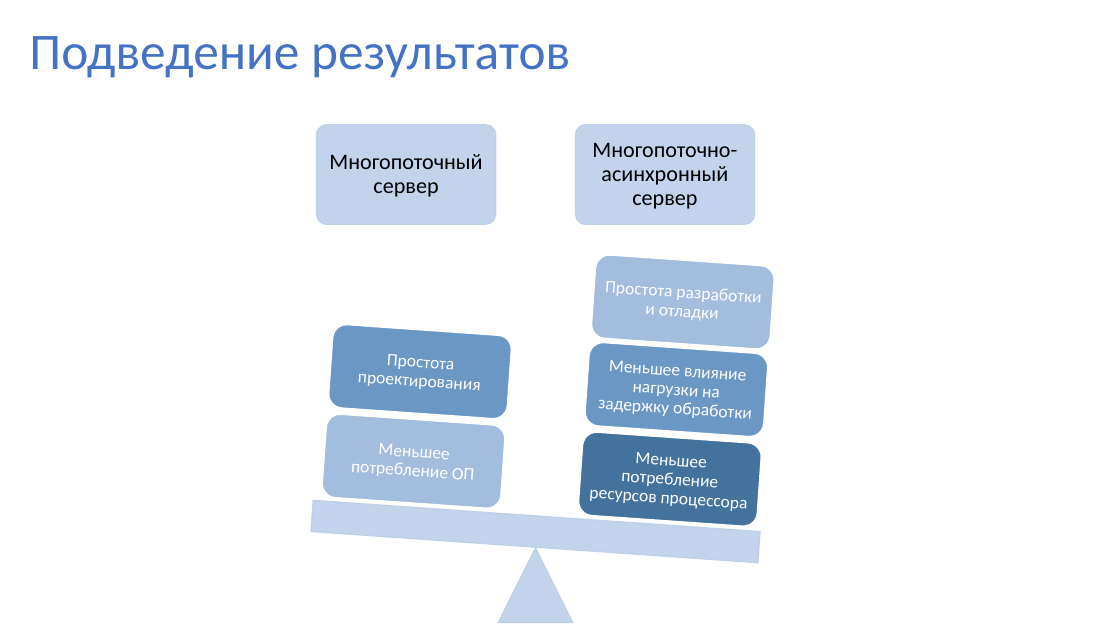
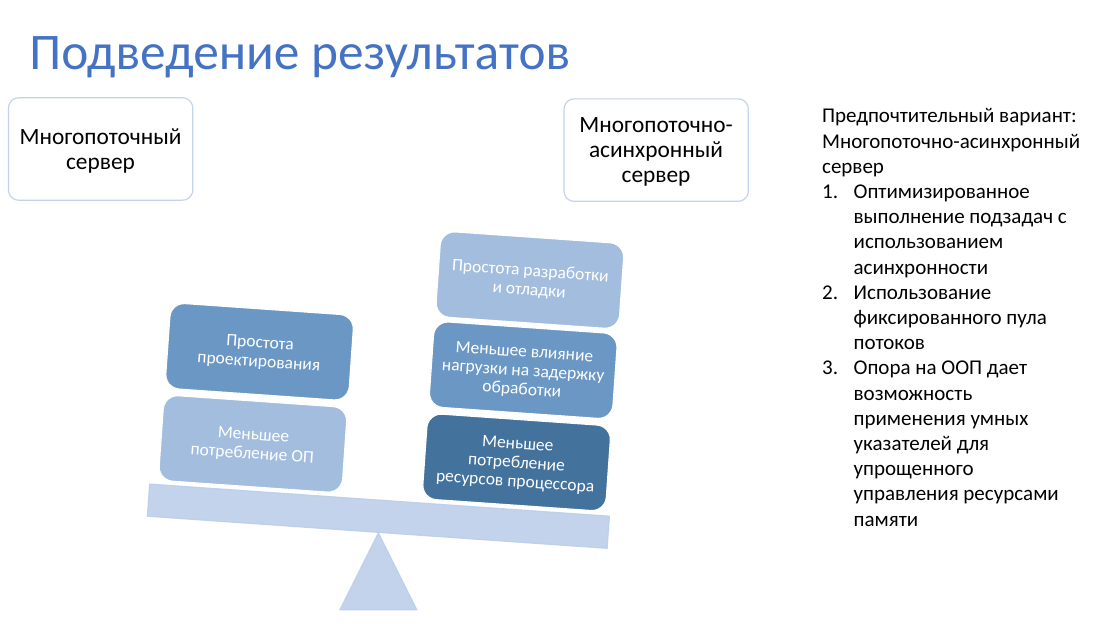
Before and after one commit to xCthulhuFtagn/OS6, a slide deck: slide 19 of ВКР.pptx (slide 18 before the commit). Drawn at 1120x630 pixels with LibreOffice and Linux fonts; fonts in the diff are those of the drawing. Boxes give left, top, right and bottom in pixels: in the first picture for what was removed or moved away, otherwise in the second. Text is boxed around its words. In the diff, an @@ line names an element or a change of style, - is before the commit and + after.

```diff
--- a/ВКР.pptx
+++ b/ВКР.pptx
@@ rounded rectangle added at [8, 97, 192, 200], fill #FFFFFF at 90% opacity, outline #BDD0E9 1 pt @@
@@ text "Многопоточный сервер" at [20, 128, 182, 173]: size 19 to 20 pt @@
@@ text "Многопоточный сервер": place and size @@
-text "Многопоточный сервер" at [329, 154, 482, 197]
+text "Многопоточный сервер" at [20, 128, 182, 173]
@@ rounded rectangle: place and size @@
-rounded rectangle at [576, 125, 755, 225]
+rounded rectangle at [564, 99, 748, 202]
@@ rounded rectangle at [564, 99, 748, 202]: fill #BDD0E9 at 90% opacity to #FFFFFF at 90% opacity @@
@@ text "Многопоточно-асинхронный сервер": place and size @@
-text "Многопоточно-асинхронный сервер" at [592, 142, 737, 209]
+text "Многопоточно-асинхронный сервер" at [579, 117, 732, 186]
@@ text "Многопоточно-асинхронный сервер" at [579, 117, 732, 186]: size 19 to 20 pt @@
@@ text added at [822, 107, 1080, 526], 18 pt, text #000000 @@
+Предпочтительный вариант:
+Многопоточно-асинхронный сервер
+1. Оптимизированное выполнение подзадач с использованием асинхронности
+2. Использование фиксированного пула потоков
+3. Опора на ООП дает возможность применения умных указателей для упрощенного управления ресурсами памяти
@@ rounded rectangle removed at [317, 125, 496, 225] @@
@@ rounded rectangle: place and size @@
-rounded rectangle at [591, 254, 776, 350]
+rounded rectangle at [435, 231, 625, 329]
@@ text "Простота разработки и отладки": place and size @@
-text "Простота разработки и отладки" at [605, 281, 719, 321]
+text "Простота разработки и отладки" at [452, 259, 566, 299]
@@ rounded rectangle: place and size @@
-rounded rectangle at [585, 342, 769, 437]
+rounded rectangle at [165, 303, 355, 401]
@@ text "Простота проектирования": place and size @@
-text "Простота проектирования" at [358, 354, 481, 391]
+text "Простота проектирования" at [197, 334, 320, 371]
@@ rounded rectangle: place and size @@
-rounded rectangle at [328, 324, 513, 420]
+rounded rectangle at [428, 321, 618, 420]
@@ text "Меньшее влияние нагрузки на задержку ...": place and size @@
-text "Меньшее влияние нагрузки на задержку ..." at [598, 360, 720, 416]
+text "Меньшее влияние нагрузки на задержку ..." at [442, 341, 561, 397]
@@ rounded rectangle: place and size @@
-rounded rectangle at [322, 414, 506, 509]
+rounded rectangle at [159, 394, 348, 493]
@@ text "Меньшее потребление ОП": place and size @@
-text "Меньшее потребление ОП" at [351, 443, 474, 480]
+text "Меньшее потребление ОП" at [190, 426, 313, 463]
@@ rounded rectangle: place and size @@
-rounded rectangle at [578, 432, 762, 527]
+rounded rectangle at [422, 413, 612, 511]
@@ text "Меньшее потребление ресурсов процессора": place and size @@
-text "Меньшее потребление ресурсов процессора" at [589, 452, 718, 503]
+text "Меньшее потребление ресурсов процессора" at [436, 435, 565, 486]
@@ rectangle: place and size @@
-rectangle at [311, 500, 760, 563]
+rectangle at [147, 484, 610, 548]
@@ triangle: place and size @@
-triangle at [498, 548, 573, 623]
+triangle at [340, 534, 417, 610]
```
Also in this commit, not shown: 9 other slides changed, 3 slides added, 2 slides removed, 2 other files.
